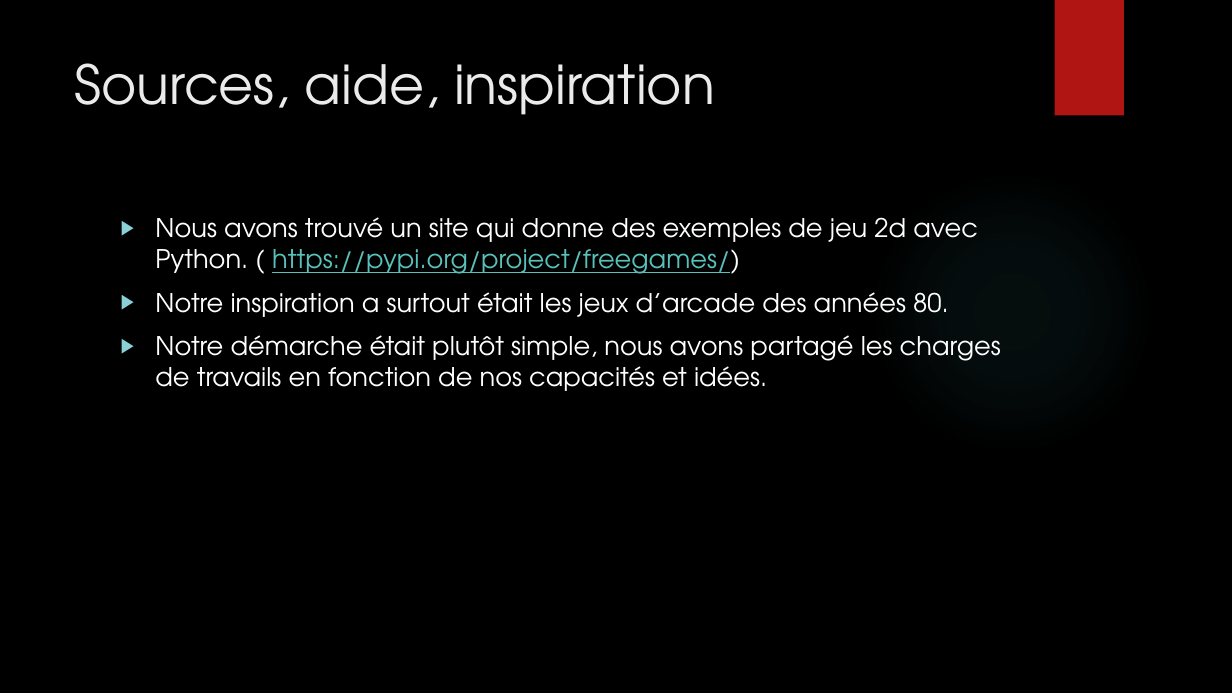
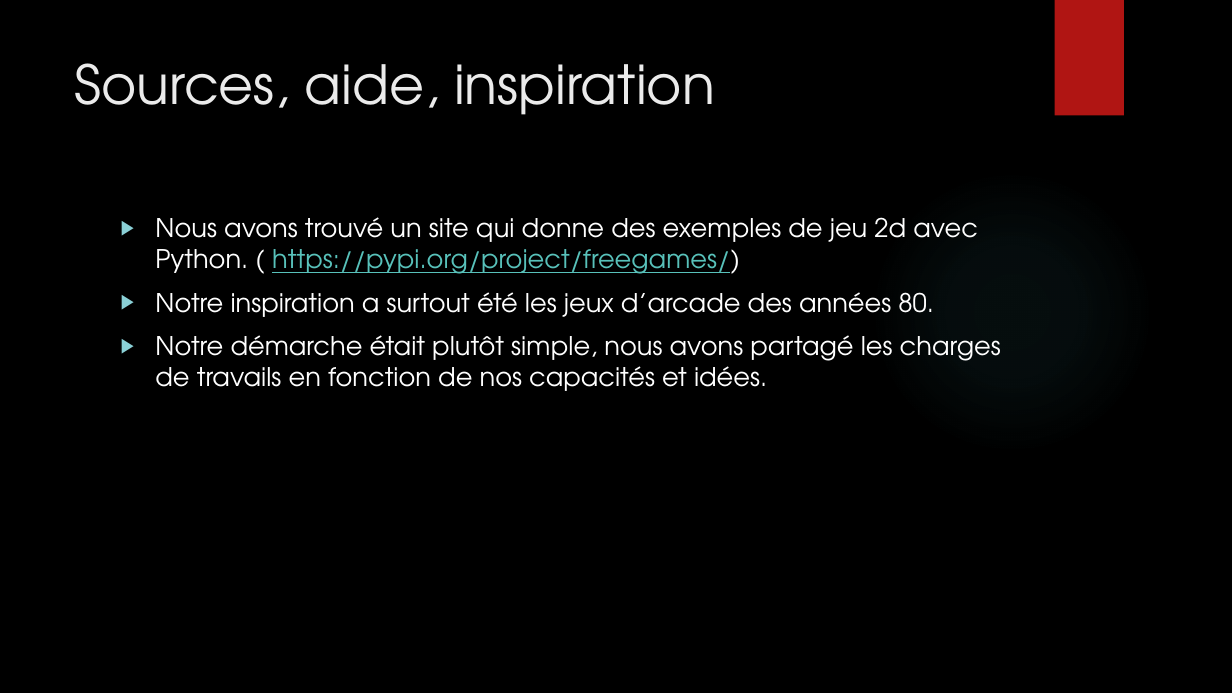
Before and after one commit to Bugnon/oc-2021, a slide deck: slide 4 of src/projet/projet3/Powerpoint_pacman.pptx. Drawn at 1232x693 pixels with LibreOffice and Linux fonts; fonts in the diff are those of the drawing; background and template pictures are left out. Boxes give left, top, right and bottom in pixels: in the first picture for what was removed or moved away, otherwise in the second. Text is boxed around its words. In the diff, an @@ line names an element or a change of style, - is before the commit and + after.

```diff
--- a/src/projet/projet3/Powerpoint_pacman.pptx
+++ b/src/projet/projet3/Powerpoint_pacman.pptx
@@ text at bbox=[155, 292, 934, 317]: text changed @@
-▶ Notre inspiration a surtout était les jeux d’arcade des années 80.
+▶ Notre inspiration a surtout été les jeux d’arcade des années 80.
```
Also in this commit, not shown: 2 other slides changed, 5 slides added, 5 slides removed.
